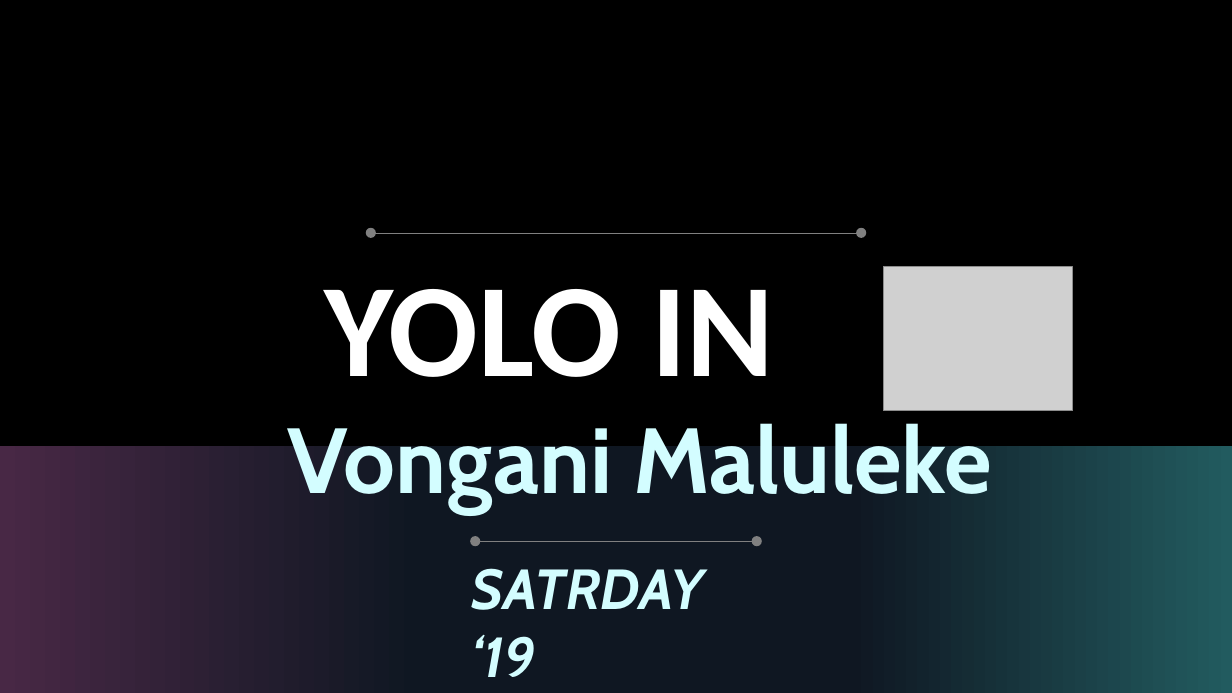
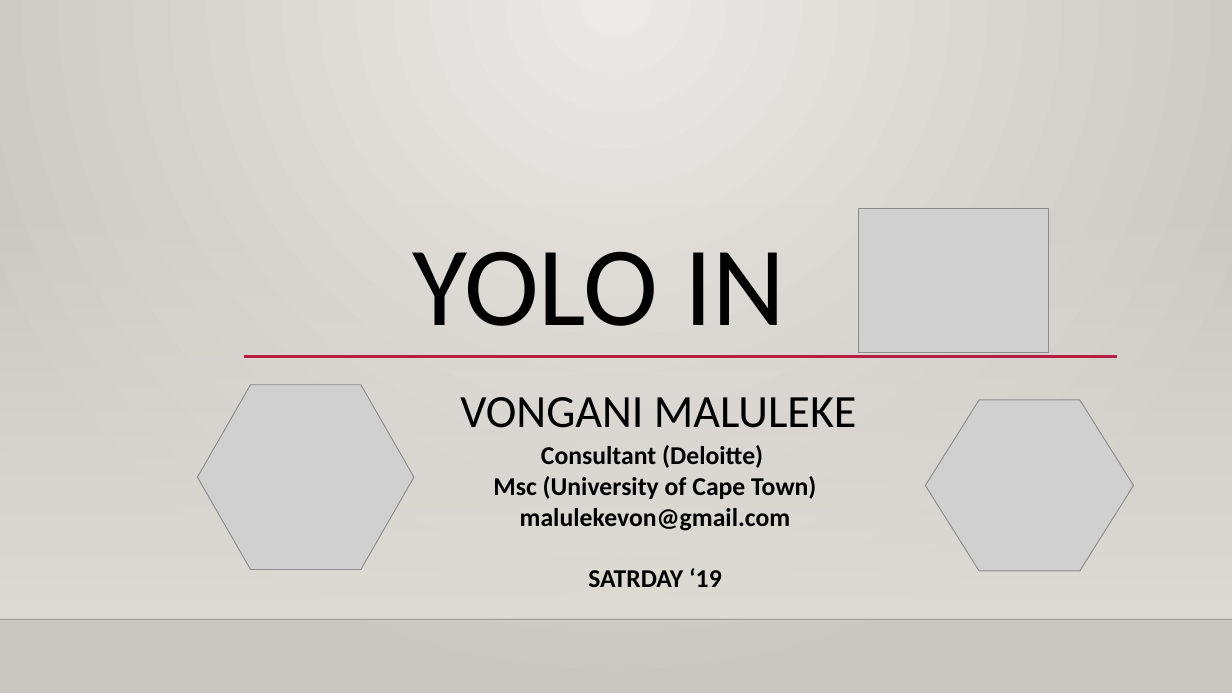
Before and after one commit to MeganBeckett/satRday-joburg-2019, a slide deck: slide 1 of 3rd_session/Vongani_Maluleke.pptx. Drawn at 1232x693 pixels with LibreOffice and Linux fonts; fonts in the diff are those of the drawing; grey boxes stand for pictures; background and template pictures are left out. Boxes give left, top, right and bottom in pixels: in the first picture for what was removed or moved away, otherwise in the second. Text is boxed around its words. In the diff, an @@ line names an element or a change of style, - is before the commit and + after.

Commit message:
PDF upload and slides update

```diff
--- a/3rd_session/Vongani_Maluleke.pptx
+++ b/3rd_session/Vongani_Maluleke.pptx
@@ background #000000 to gradient #ECEAE7 to #CAC7C1 @@
@@ title "YOLO IN": place and size @@
-title "YOLO IN" at bbox=[324, 289, 775, 377]
+title "YOLO IN" at bbox=[413, 251, 785, 326]
@@ title "YOLO IN" at bbox=[413, 251, 785, 326]: size 103.5 to 88 pt, text colour #FFFFFF to #000000, bold off @@
@@ rectangle added at bbox=[0, 204, 1232, 619], fill gradient #DFDBD5 @@
@@ picture: place and size @@
-picture at bbox=[884, 267, 1073, 411]
+picture at bbox=[859, 209, 1048, 353]
@@ ellipse removed at bbox=[366, 227, 376, 238] @@
@@ line removed from (371, 233) to (859, 233) @@
@@ ellipse removed at bbox=[857, 227, 867, 238] @@
@@ line added from (244, 357) to (1117, 357), #B71E42 2.5 pt @@
@@ picture added at bbox=[198, 384, 414, 569] @@
@@ subtitle at bbox=[460, 397, 857, 428]: text changed; size 72 to 36 pt; font Cabin to Calibri; text colour #D3FDFF to #000000; bold off @@
-Vongani Maluleke
+VONGANI MALULEKE
@@ picture added at bbox=[925, 400, 1133, 571] @@
@@ rectangle removed at bbox=[0, 446, 1232, 693] @@
@@ text added at bbox=[493, 445, 816, 587], 20 pt, text #000000, bold @@
+Consultant (Deloitte)
+Msc (University of Cape Town)
+malulekevon@gmail.com
+SATRDAY ‘19
@@ ellipse removed at bbox=[470, 536, 481, 546] @@
@@ ellipse removed at bbox=[751, 536, 762, 546] @@
@@ text removed at bbox=[472, 568, 705, 677] @@
-SATRDAY ‘19
@@ line removed from (473, 542) to (753, 542) @@
@@ ellipse removed at bbox=[82, 594, 111, 623] @@
@@ line removed from (0, 609) to (81, 608) @@
@@ line added from (0, 619) to (1232, 619), #000001 1 pt @@
@@ ellipse removed at bbox=[1159, 603, 1170, 614] @@
@@ line removed from (1170, 608) to (1232, 608) @@
```
Also in this commit, not shown: 2 other slides changed, 10 slides added, 4 slides removed, 1 other file.
